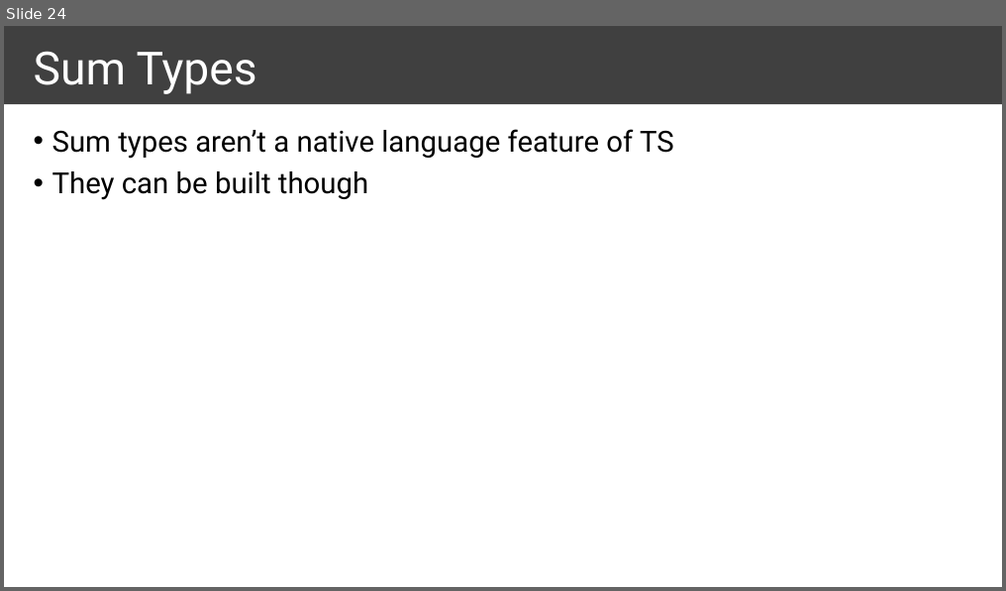
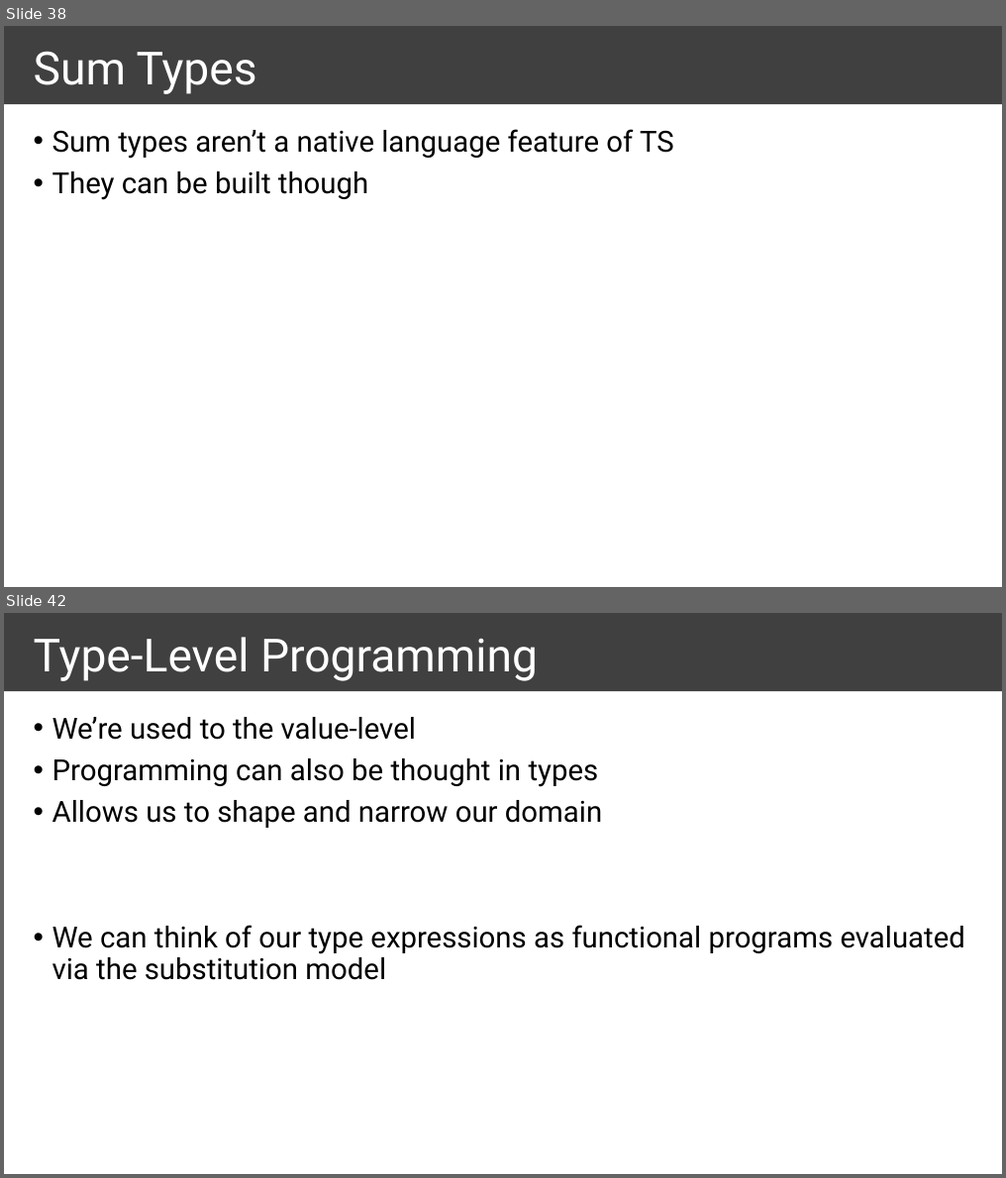
Before and after one commit to ymekesser/a-type-of-magic-presentation, a slide deck: a-type-of-magic.pptx. Shown one above the other, each under a label of ours: slide 24 before the commit, slides 38 and 42 after it; the slides between them are not shown. The pictures are 1006x591 and 1006x1178 pixels, drawn with LibreOffice and Linux fonts; fonts in the diff are those of the drawing. Boxes give left, top, right and bottom in pixels: in the first picture for what was removed or moved away, otherwise in the second. Text is boxed around its words. In the diff, an @@ line names an element or a change of style, - is before the commit and + after.

```diff
--- a/a-type-of-magic.pptx
+++ b/a-type-of-magic.pptx
@@ slide 42 added at bbox=[4, 613, 1002, 1174], background #FFFFFF; not listed: 1 template element that a slide beside it also shows @@
@@ title added at bbox=[34, 637, 538, 681], 44 pt, text #FFFFFF @@
+Type-Level Programming
@@ text added at bbox=[53, 717, 965, 980], 28 pt, text #000000 @@
+• We’re used to the value-level
+• Programming can also be thought in types
+• Allows us to shape and narrow our domain
+• We can think of our type expressions as functional programs evaluated via the substitution model
@@ what was slide 24 is now slide 38 @@
```
Also in this commit, not shown: 11 slides changed, 21 other slides added, 7 other files.
